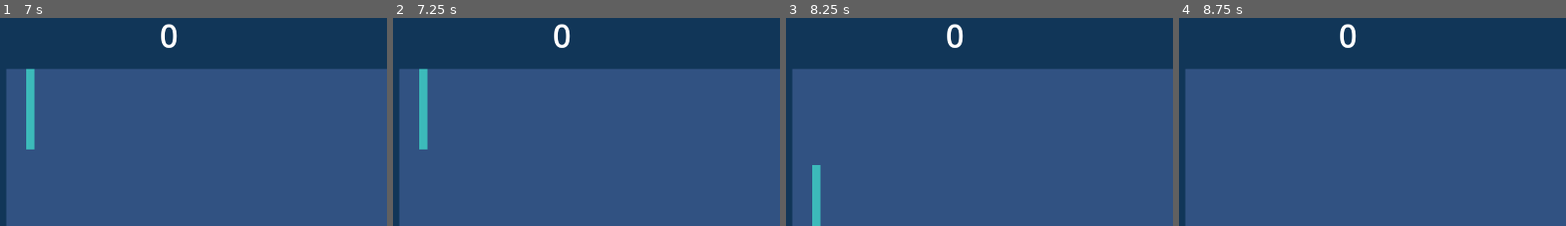
Above: before the commit, frames 1-4 (left to right).
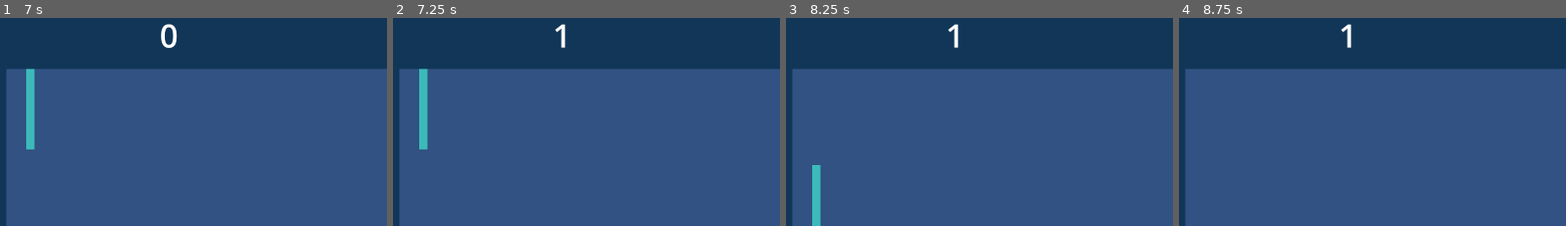
Above: after the commit, the same moments.

Repository: bokubeam/godot-pong
Game: Godot game, scene res://level.tscn
Two runs of this game, one before a commit and one after it. Both use one fixed random seed, a clock stepped at 60 frames per second and the inputs below.
Inputs:
- Up to frame 1 (7 s): hold W (player_1_move_up) 0.53-1.28 s; tap Enter at 1.25, 3.5, 5.75 s; hold R (player_1_move_down) 1.28-2.03 s; hold W (player_1_move_up) 2.03-3.53 s; tap Space at 2.75, 4.25, 6.5 s; hold R (player_1_move_down) 3.53-5.78 s; hold W (player_1_move_up) from 5.78 s (still down)
- Up to frame 2 (7.25 s): keep holding W (player_1_move_up)
- Up to frame 3 (8.25 s): release W (player_1_move_up) at 8.03 s; hold R (player_1_move_down) from 8.03 s (still down)
- Up to frame 4 (8.75 s): keep holding R (player_1_move_down)
The pictures show only the part of the screen within x 0-50%, y 0-50%; the shares and areas given below are measured in that part.

Frame 1 is identical in both runs. In frame 2, 0.3% of the frame differs, in the area x 41-46%, y 2-15%; in frame 3, 0.3%; in frame 4, 0.3%.

Commit message:
Make player 1 score go up

Diff:
--- a/level.tscn
+++ b/level.tscn
@@ -1,8 +1,9 @@
-[gd_scene load_steps=10 format=3 uid="uid://bwv17nowcoayb"]
+[gd_scene load_steps=11 format=3 uid="uid://bwv17nowcoayb"]
 
 [ext_resource type="Script" path="res://player_2_score.gd" id="1_5nsb5"]
 [ext_resource type="Script" path="res://paddle.gd" id="1_tptul"]
 [ext_resource type="Script" path="res://ball.gd" id="2_up5ej"]
+[ext_resource type="Script" path="res://player_1_score.gd" id="2_vphdt"]
 
 [sub_resource type="RectangleShape2D" id="RectangleShape2D_ll46o"]
 size = Vector2(20, 200)
@@ -65,6 +66,7 @@
 theme_override_font_sizes/font_size = 80
 text = "0"
 vertical_alignment = 1
+script = ExtResource("2_vphdt")
 
 [node name="Paddle" type="CharacterBody2D" parent="."]
 position = Vector2(80, 325)
@@ -138,4 +140,5 @@
 
 [connection signal="body_entered" from="Walls/LeftGoal" to="Ball" method="_on_left_wall_body_entered"]
 [connection signal="body_entered" from="Walls/RightGoal" to="Ball" method="_on_right_wall_body_entered"]
+[connection signal="player_1_scored" from="Ball" to="UI/HBoxContainer/MarginContainer/Player1Score" method="_on_ball_player_1_scored"]
 [connection signal="player_2_scored" from="Ball" to="UI/HBoxContainer/MarginContainer/Player2Score" method="_on_ball_player_2_scored"]
--- /dev/null
+++ b/player_1_score.gd
@@ -0,0 +1,7 @@
+extends Label
+
+var player_1_score = 0
+
+func _on_ball_player_1_scored() -> void:
+	player_1_score += 1
+	text = str(player_1_score)
